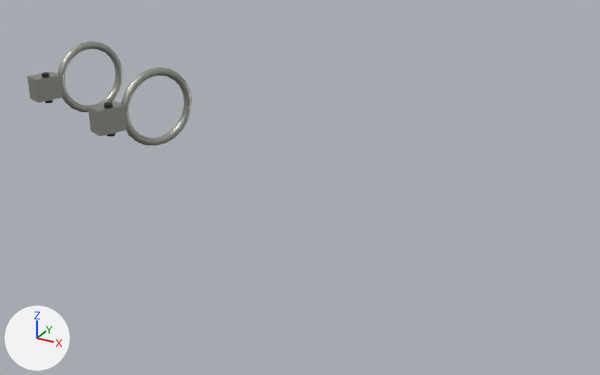
Renders of the glTF model public/parts/heater-clamp-band.glb from each side of a commit.
Both versions are drawn from a 50 mm camera at (444.2, -537.3, 213.4) aimed at (333.2, -335.5, 112.5). The axes (+X, +Y, +Z) are drawn at lower left. The lights are the same throughout. The picture after the commit comes second.

Before the edit, the objects in view are built like this:
```python
me_mesh_0 = bpy.data.meshes.new('Mesh_0')
me_mesh_0.from_pydata(...)  # a torus around z (ring radius 0.66, tube radius 0.07) spanning x -1.0..0.48, y -0.73..0.73, z -0.07..0.07; a box spanning x 0.48..1.0, y -0.23..0.23, z -0.18..0.18
me_mesh_0.materials.append(mat_zincplate)  # grey #b4b6ae
me_mesh_1 = bpy.data.meshes.new('Mesh_1')
me_mesh_1.from_pydata(...)  # an 8-sided cylinder along y spanning x -0.27..0.27, y -1.0..1.0, z -0.27..0.27
me_mesh_1.materials.append(mat_darksteel)  # dark grey #3c3e41
ob_mesh_0 = bpy.data.objects.new('Mesh_0', me_mesh_0)
ob_mesh_0.parent = ob_heater_clamp_band_inst0
ob_mesh_0.location = (299.5, -364.1, 140.0)
ob_mesh_0.rotation_euler = (-1.571, 0.0, -1.951)  # degrees (-90, 0, -112)
ob_mesh_0.scale = (15.3, 15.3, 15.3)
ob_mesh_0_001 = bpy.data.objects.new('Mesh_0.001', me_mesh_0)
ob_mesh_0_001.parent = ob_heater_clamp_band_inst0
ob_mesh_0_001.location = (263.0, -350.4, 140.0)
ob_mesh_0_001.rotation_euler = (-1.571, 0.0, -1.901)  # degrees (-90, 0, -109)
ob_mesh_0_001.scale = (15.3, 15.3, 15.3)
ob_mesh_1 = bpy.data.objects.new('Mesh_1', me_mesh_1)
ob_mesh_1.parent = ob_heater_clamp_band_inst1
ob_mesh_1.location = (296.4, -375.1, 140.0)
ob_mesh_1.rotation_euler = (-1.571, 0.0, -1.951)  # degrees (-90, 0, -112)
ob_mesh_1.scale = (4.5, 4.5, 4.5)
ob_mesh_1_001 = bpy.data.objects.new('Mesh_1.001', me_mesh_1)
ob_mesh_1_001.parent = ob_heater_clamp_band_inst1
ob_mesh_1_001.location = (260.4, -361.5, 140.0)
ob_mesh_1_001.rotation_euler = (-1.571, 0.0, -1.901)  # degrees (-90, 0, -109)
ob_mesh_1_001.scale = (4.5, 4.5, 4.5)
```
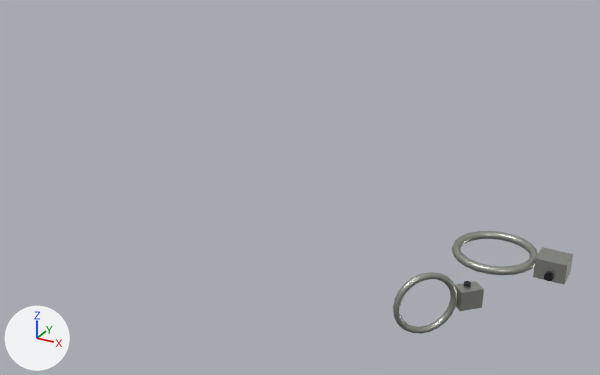
The change in detail:
Object 'Mesh_0' (ob_mesh_0) moves from (299.5, -364.1, 140.0) to (399.0, -340.0, 108.5).
Object 'Mesh_0' (ob_mesh_0) turns from (-90, 0, -112) to (180, 0, 0) degrees about x, y and z.
Object 'Mesh_0.001' (ob_mesh_0_001) moves from (263.0, -350.4, 140.0) to (370.3, -310.1, 70.0).
Object 'Mesh_0.001' (ob_mesh_0_001) turns from (-90, 0, -109) to (-90, 0, 46) degrees about x, y and z.
Object 'Mesh_1' (ob_mesh_1) moves from (296.4, -375.1, 140.0) to (410.4, -340.0, 107.3).
Object 'Mesh_1' (ob_mesh_1) turns from (-90, 0, -112) to (180, 0, 0) degrees about x, y and z.
Object 'Mesh_1.001' (ob_mesh_1_001) moves from (260.4, -361.5, 140.0) to (377.4, -301.2, 70.0).

Changed parts and their boxes (x1, y1, x2, y2) in the pictures (600 x 375 px):
'Mesh_0', moved, turned: before (88, 67, 192, 146); after (452, 231, 573, 284)
'Mesh_0.001', moved, turned: before (27, 41, 123, 112); after (393, 272, 484, 334)
'Mesh_1', moved, turned: before (104, 102, 115, 137); after (544, 272, 554, 281)
'Mesh_1.001', moved: before (41, 72, 53, 103); after (464, 281, 471, 287)
